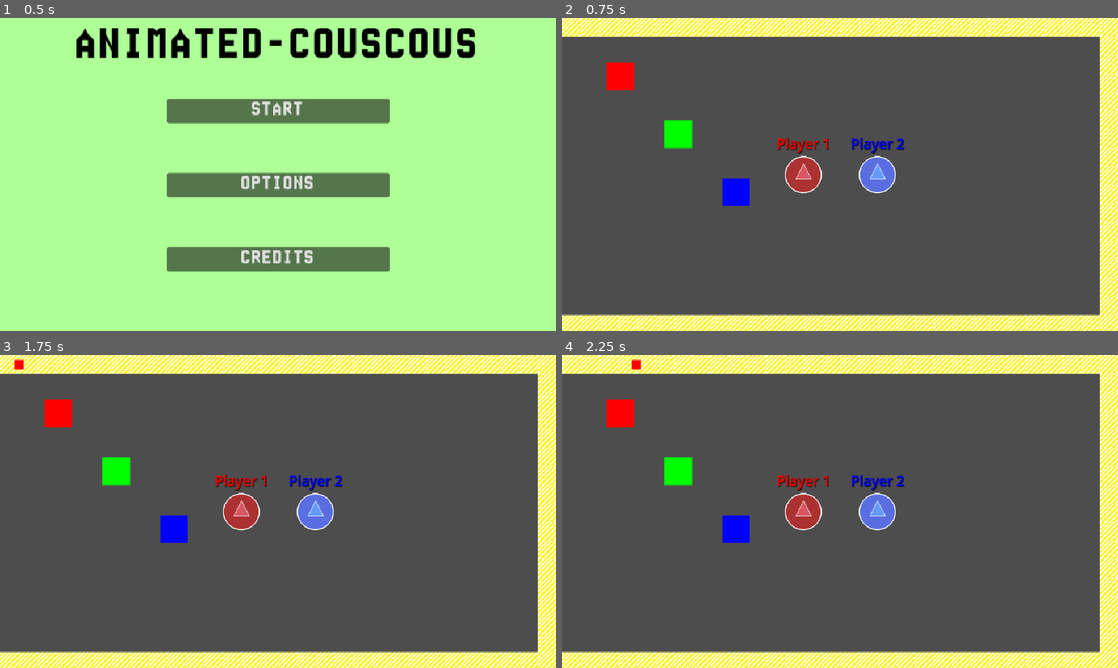
Above: before the commit, frames 1-4 (two rows, left to right).
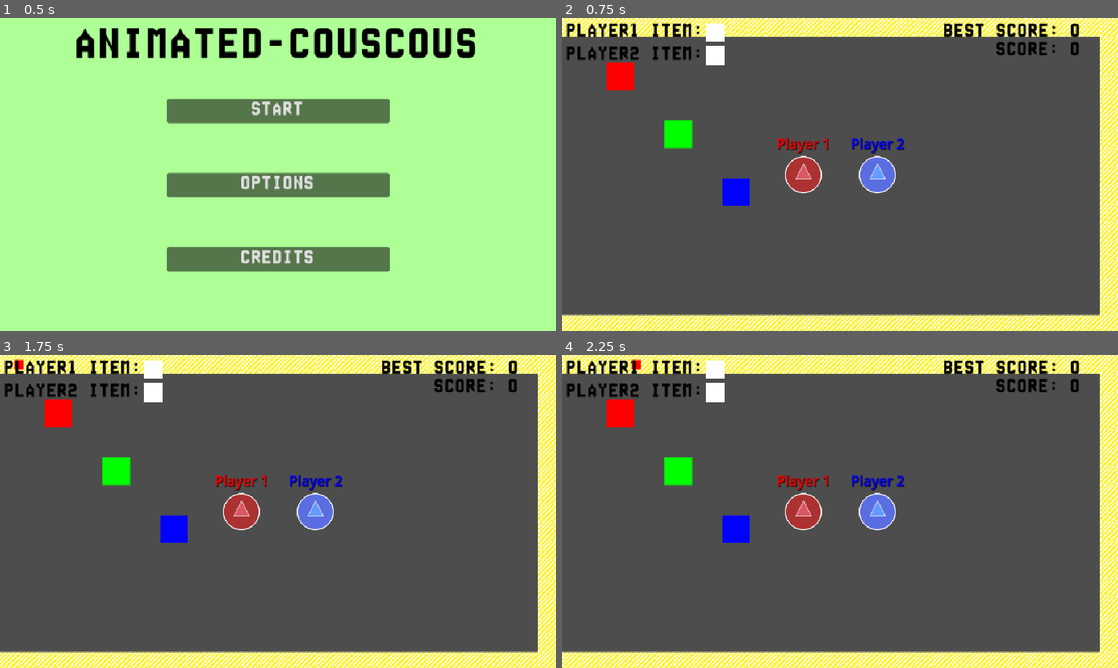
Above: after the commit, the same moments.

Repository: S2009-dev/animated-couscous
Game: Godot game, scene res://objects/menus/main_menu.tscn
Two runs of this game, one before a commit and one after it. Both use one fixed random seed, a clock stepped at 60 frames per second and the inputs below. The engine's default icon, where the game draws it, is replaced by a stand-in: a white triangle on a blue panel in a dark square.
Inputs:
- Up to frame 1 (0.5 s): no input
- Up to frame 2 (0.75 s): click "START" at 0.5 s
- Up to frame 3 (1.75 s): tap Enter at 1.25 s
- Up to frame 4 (2.25 s): tap Space at 2 s

Frame 1 is identical in both runs. In frame 2, 2.2% of the frame differs, in the area x 0-93%, y 1-16%; in frame 3, 2.2%; in frame 4, 2.2%.

Commit message:
feat: :sparkles: add HUD in world

Diff:
--- a/objects/scenes/world.tscn
+++ b/objects/scenes/world.tscn
@@ -6,6 +6,7 @@
 [ext_resource type="PackedScene" uid="uid://trc81l4ky27a" path="res://objects/scenes/environment.tscn" id="4_oll44"]
 [ext_resource type="Shader" uid="uid://dwq7aopgdg2ss" path="res://assets/shaders/split_screen.gdshader" id="6_smx02"]
 [ext_resource type="Texture2D" uid="uid://d0fx0xonytd07" path="res://icon.svg" id="7_6hy1k"]
+[ext_resource type="FontFile" uid="uid://bpwrnqg1uy3rl" path="res://assets/fonts/tile3x5.otf" id="7_w61o3"]
 
 [sub_resource type="ShaderMaterial" id="ShaderMaterial_oll44"]
 shader = ExtResource("6_smx02")
@@ -73,4 +74,177 @@
 texture = ExtResource("7_6hy1k")
 expand_mode = 1
 
+[node name="HUD" type="Control" parent="."]
+layout_mode = 3
+anchors_preset = 15
+anchor_right = 1.0
+anchor_bottom = 1.0
+offset_right = 960.0
+offset_bottom = 540.0
+grow_horizontal = 2
+grow_vertical = 2
+
+[node name="StoredItems" type="Control" parent="HUD"]
+anchors_preset = 0
+offset_left = 8.0
+offset_top = 8.0
+offset_right = 488.0
+offset_bottom = 72.0
+
+[node name="Player1" type="Label" parent="HUD/StoredItems"]
+layout_mode = 0
+offset_right = 40.0
+offset_bottom = 23.0
+theme_override_colors/font_color = Color(0, 0, 0, 1)
+theme_override_fonts/font = ExtResource("7_w61o3")
+theme_override_font_sizes/font_size = 32
+text = "PLAYER1 ITEM:"
+horizontal_alignment = 1
+vertical_alignment = 1
+
+[node name="Player1Item" type="ColorRect" parent="HUD/StoredItems/Player1"]
+layout_mode = 1
+anchors_preset = 6
+anchor_left = 1.0
+anchor_top = 0.5
+anchor_right = 1.0
+anchor_bottom = 0.5
+offset_left = 2.0
+offset_top = -16.5
+offset_right = 34.0
+offset_bottom = 15.5
+grow_horizontal = 0
+grow_vertical = 2
+
+[node name="Player2" type="Label" parent="HUD/StoredItems"]
+offset_top = 40.0
+offset_right = 238.0
+offset_bottom = 73.0
+theme_override_colors/font_color = Color(0, 0, 0, 1)
+theme_override_fonts/font = ExtResource("7_w61o3")
+theme_override_font_sizes/font_size = 32
+text = "PLAYER2 ITEM:"
+horizontal_alignment = 1
+vertical_alignment = 1
+
+[node name="Player2Item" type="ColorRect" parent="HUD/StoredItems/Player2"]
+layout_mode = 1
+anchors_preset = 6
+anchor_left = 1.0
+anchor_top = 0.5
+anchor_right = 1.0
+anchor_bottom = 0.5
+offset_left = 2.0
+offset_top = -16.5
+offset_right = 34.0
+offset_bottom = 15.5
+grow_horizontal = 0
+grow_vertical = 2
+
+[node name="Scores" type="Control" parent="HUD"]
+layout_mode = 1
+anchors_preset = 1
+anchor_left = 1.0
+anchor_right = 1.0
+offset_left = -488.0
+offset_top = 8.0
+offset_right = -8.0
+offset_bottom = 72.0
+grow_horizontal = 0
+
+[node name="BestScore" type="Label" parent="HUD/Scores"]
+layout_mode = 1
+anchors_preset = 3
+anchor_left = 1.0
+anchor_top = 1.0
+anchor_right = 1.0
+anchor_bottom = 1.0
+offset_left = -347.0
+offset_top = -64.0
+offset_bottom = -31.0
+grow_horizontal = 0
+grow_vertical = 0
+theme_override_colors/font_color = Color(0, 0, 0, 1)
+theme_override_fonts/font = ExtResource("7_w61o3")
+theme_override_font_sizes/font_size = 32
+text = "BEST SCORE: 0"
+horizontal_alignment = 1
+vertical_alignment = 1
+
+[node name="Score" type="Label" parent="HUD/Scores"]
+layout_mode = 1
+anchors_preset = 1
+anchor_left = 1.0
+anchor_right = 1.0
+offset_left = -256.0
+offset_top = 32.0
+offset_bottom = 65.0
+grow_horizontal = 0
+theme_override_colors/font_color = Color(0, 0, 0, 1)
+theme_override_fonts/font = ExtResource("7_w61o3")
+theme_override_font_sizes/font_size = 32
+text = "SCORE: 0"
+horizontal_alignment = 1
+vertical_alignment = 1
+
+[node name="GameOver" type="Control" parent="HUD"]
+visible = false
+layout_mode = 1
+anchors_preset = 8
+anchor_left = 0.5
+anchor_top = 0.5
+anchor_right = 0.5
+anchor_bottom = 0.5
+offset_left = -168.0
+offset_top = -128.0
+offset_right = 168.0
+offset_bottom = 128.0
+grow_horizontal = 2
+grow_vertical = 2
+
+[node name="Label" type="Label" parent="HUD/GameOver"]
+layout_mode = 1
+anchors_preset = 5
+anchor_left = 0.5
+anchor_right = 0.5
+offset_left = -164.5
+offset_top = 16.0
+offset_right = 164.5
+offset_bottom = 81.0
+grow_horizontal = 2
+theme_override_colors/font_color = Color(0, 0, 0, 1)
+theme_override_fonts/font = ExtResource("7_w61o3")
+theme_override_font_sizes/font_size = 64
+text = "GAME OVER"
+horizontal_alignment = 1
+vertical_alignment = 1
+
+[node name="RetryBtn" type="Button" parent="HUD/GameOver"]
+layout_mode = 1
+anchors_preset = 14
+anchor_top = 0.5
+anchor_right = 1.0
+anchor_bottom = 0.5
+offset_top = -20.5
+offset_bottom = 20.5
+grow_horizontal = 2
+grow_vertical = 2
+theme_override_fonts/font = ExtResource("7_w61o3")
+theme_override_font_sizes/font_size = 32
+text = "TRY AGAIN"
+
+[node name="QuitBtn" type="Button" parent="HUD/GameOver"]
+layout_mode = 1
+anchors_preset = 12
+anchor_top = 1.0
+anchor_right = 1.0
+anchor_bottom = 1.0
+offset_top = -56.0
+offset_bottom = -15.0
+grow_horizontal = 2
+grow_vertical = 0
+theme_override_fonts/font = ExtResource("7_w61o3")
+theme_override_font_sizes/font_size = 32
+text = "QUIT"
+
 [connection signal="world_loaded" from="." to="Cameras" method="_on_main_world_loaded"]
Not shown: 1 places in objects/scenes/world.tscn that only renumber resources
